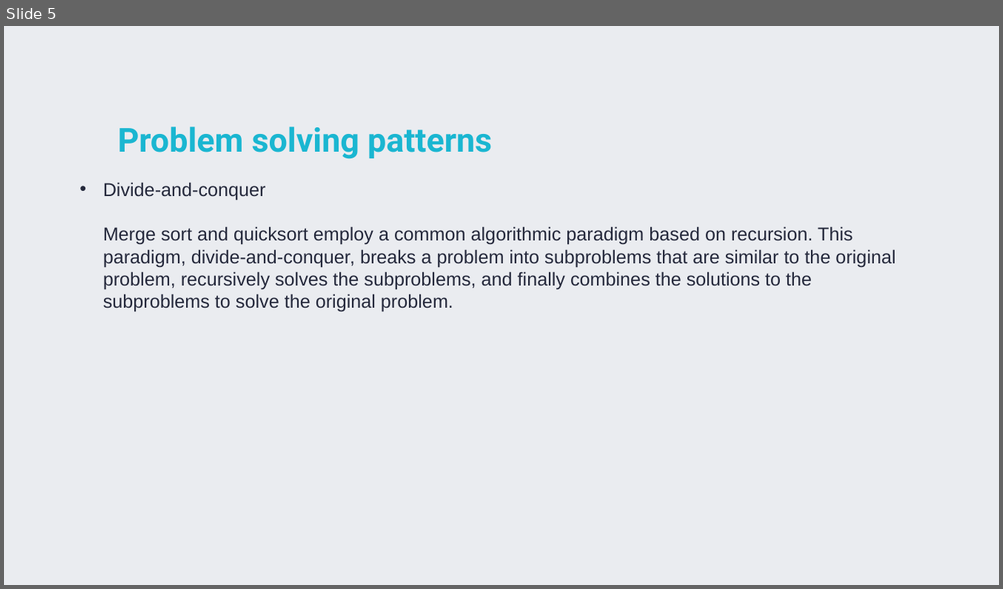
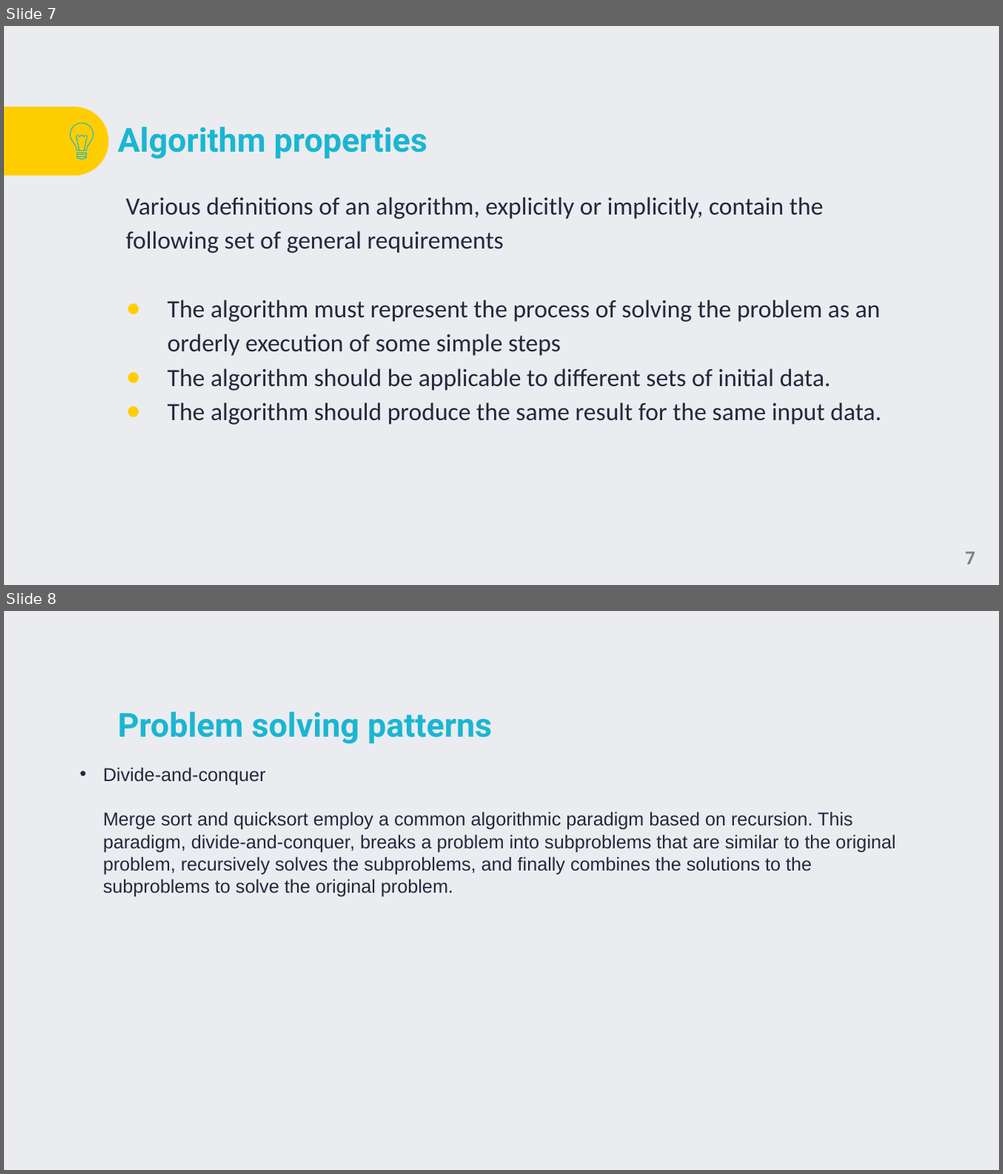
Before and after one commit to TigranVardanyan/Algorithms-and-Data-structures, a slide deck: ds&a.pptx. Shown one above the other, each under a label of ours: slide 5 before the commit, slides 7 and 8 after it. The pictures are 1003x589 and 1003x1174 pixels, drawn with LibreOffice and Linux fonts; fonts in the diff are those of the drawing; background and template pictures are left out. Boxes give left, top, right and bottom in pixels: in the first picture for what was removed or moved away, otherwise in the second. Text is boxed around its words. In the diff, an @@ line names an element or a change of style, - is before the commit and + after.

```diff
--- a/ds&a.pptx
+++ b/ds&a.pptx
@@ slide 7 added at bbox=[4, 26, 999, 585], background picture (left out) @@
@@ round same rect added at bbox=[4, 107, 108, 175], fill #FFCE00 @@
@@ title added at bbox=[118, 127, 427, 159], 32 pt, text #1AB6D1, bold @@
+Algorithm properties
@@ group added at bbox=[71, 123, 94, 159]: 8 freeform shapes @@
@@ text added at bbox=[126, 197, 881, 425], 24 pt, text #24283B @@
+Various definitions of an algorithm, explicitly or implicitly, contain the following set of general requirements
+● The algorithm must represent the process of solving the problem as an orderly execution of some simple steps
+● The algorithm should be applicable to different sets of initial data.
+● The algorithm should produce the same result for the same input data.
@@ page number added at bbox=[965, 552, 975, 565], 17.3 pt, text #80828B, bold @@
+7
@@ what was slide 5 is now slide 8 @@
```
Also in this commit, not shown: 3 slides changed, 2 other slides added.
